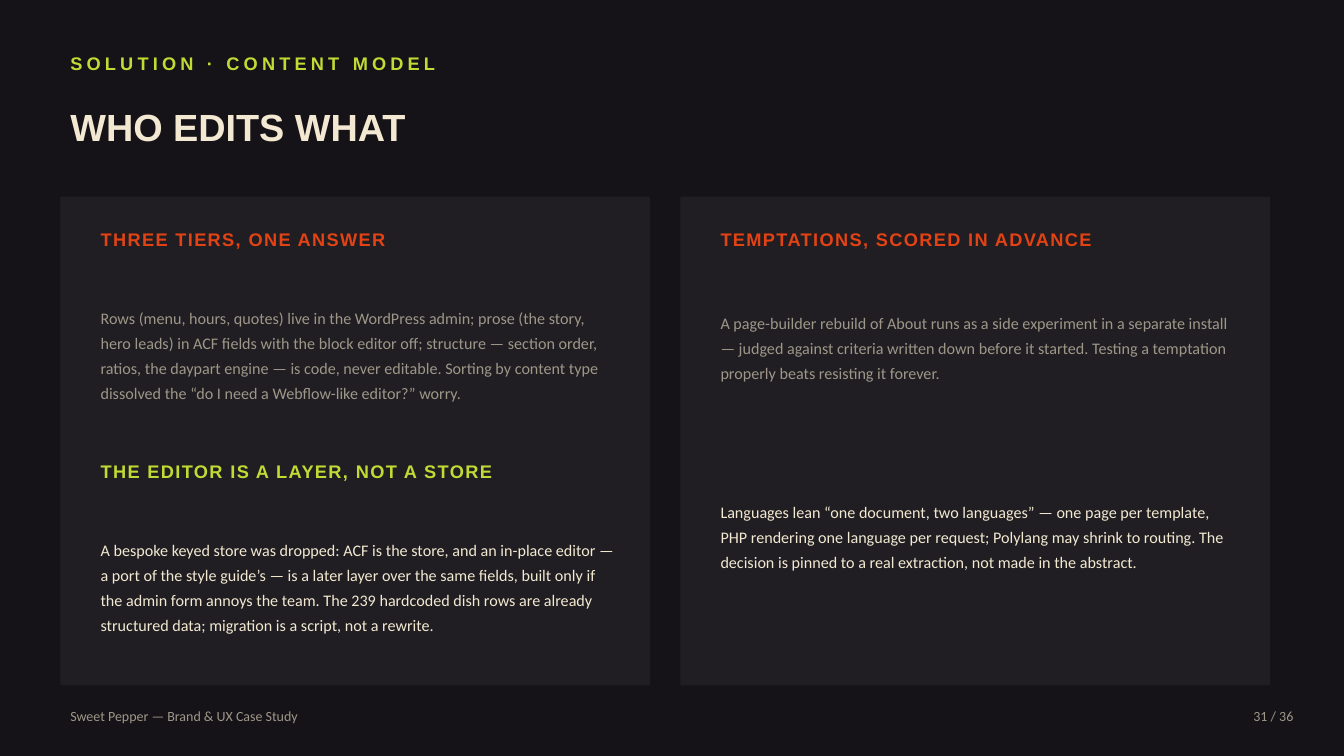
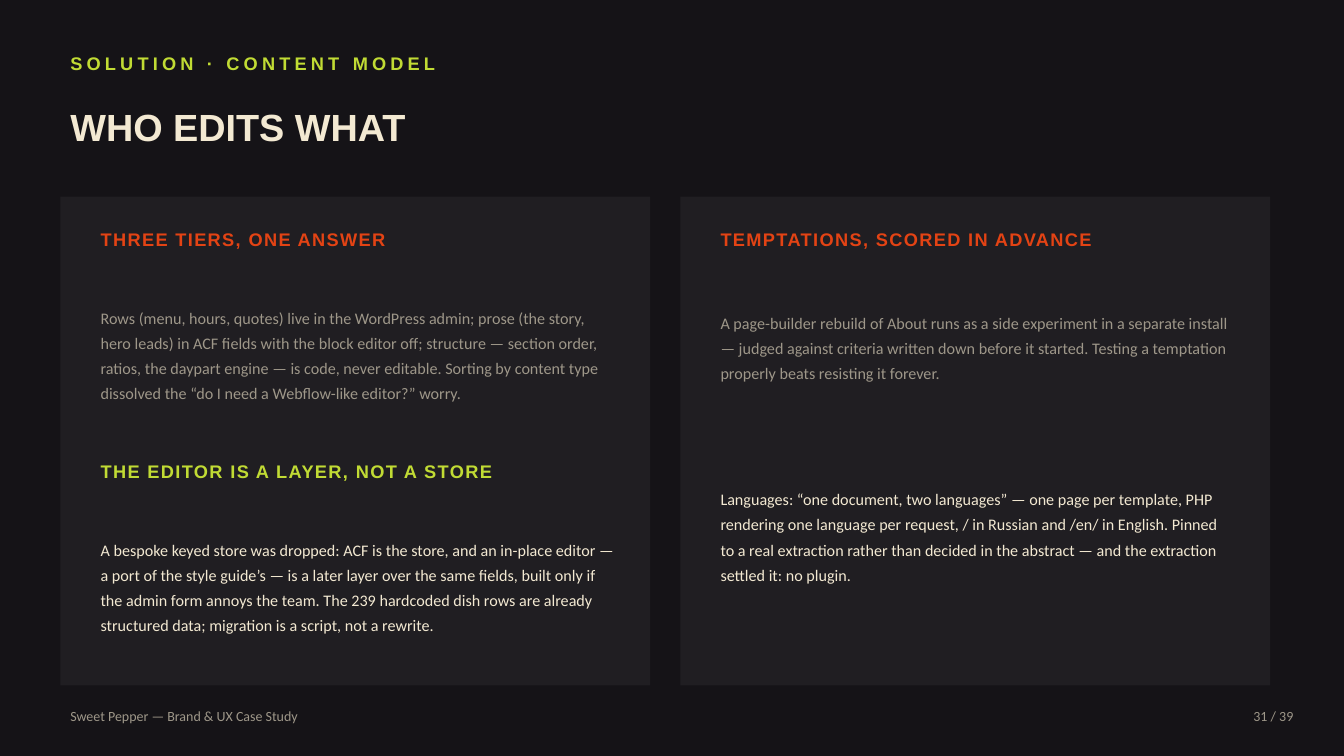
Before and after one commit to conceptly/sweet-pepper-bar, a slide deck: slide 31 of case-study/Sweet-Pepper-Case-Study.pptx. Drawn at 1344x756 pixels with LibreOffice and Linux fonts; fonts in the diff are those of the drawing. Boxes give left, top, right and bottom in pixels: in the first picture for what was removed or moved away, otherwise in the second. Text is boxed around its words. In the diff, an @@ line names an element or a change of style, - is before the commit and + after.

```diff
--- a/case-study/Sweet-Pepper-Case-Study.pptx
+++ b/case-study/Sweet-Pepper-Case-Study.pptx
@@ text at [721,493,1217,584]: text changed @@
-Languages lean “one document, two languages” — one page per template, PHP rendering one language per request; Polylang may shrink to routing. The decision is pinned to a real extraction, not made in the abstract.
+Languages: “one document, two languages” — one page per template, PHP rendering one language per request, / in Russian and /en/ in English. Pinned to a real extraction rather than decided in the abstract — and the extraction settled it: no plugin.
@@ text at [1253,712,1293,721]: text changed @@
-31 / 36
+31 / 39
```
Also in this commit, not shown: 33 other slides changed, 3 slides added, 33 other files.
